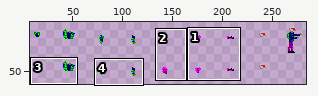
Sprite sheet, stored at game/assets/skins/glory.png. The first picture is a wide view before the edit; the outline marks the close-up.
Close-up. The starting point:
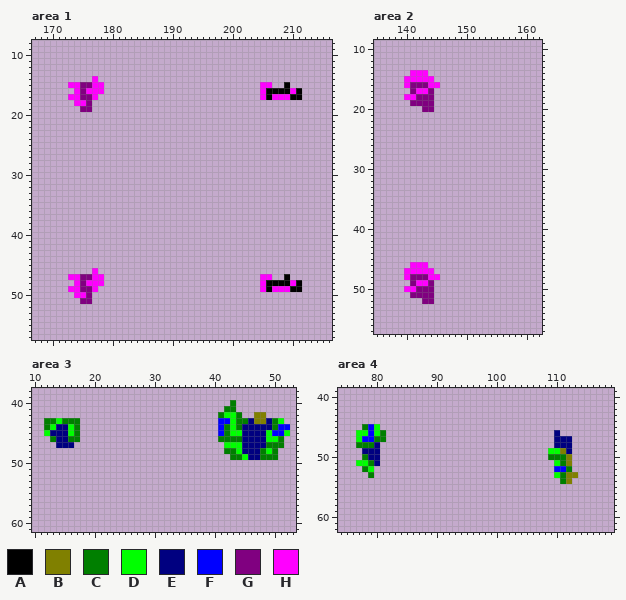
The file is 320x64 pixels. Shown: area 1: x 167..216, y 8..57; area 2: x 135..162, y 9..57; area 3: x 10..53, y 38..61; area 4: x 74..119, y 39..62. The wide view leaves out empty margins.
Palette (. is transparent): A #000000  B #808000  C #007f00  D #00ff00  E #000080  F #0000ff  G #800080  H #ff00ff
Pixels before, area 1 (only the part around the change), first column x 167:
 8 ................................................
 9 ................................................
10 ................................................
11 ................................................
12 ................................................
13 ................................................
14 ..........H.....................................
15 ......HHGGHH..........................HH..A.....
16 .......HGHHH..........................HAAAAHA...
17 ......HHGGH...........................HAHHHAA...
18 .......HHG......................................
19 ........GG......................................
20 ................................................
21 ................................................
22 ................................................
23 ................................................
24 ................................................
25 ................................................
26 ................................................
27 ................................................
28 ................................................
29 ................................................
30 ................................................
31 ................................................
32 ................................................
33 ................................................
34 ................................................
35 ................................................
36 ................................................
37 ................................................
38 ................................................
39 ................................................
40 ................................................
41 ................................................
42 ................................................
43 ................................................
44 ................................................
45 ................................................
46 ..........H.....................................
47 ......HHGGHH..........................HH..A.....
48 .......HGHHH..........................HAAAAHA...
49 ......HHGGH...........................HAHHHAA...
50 .......HHG......................................
51 ........GG......................................
52 ................................................
53 ................................................
54 ................................................
55 ................................................
56 ................................................
57 ................................................
Pixels before, area 2, first column x 140:
14 .HHH..
15 HHHHH.
16 HGGGHH
17 .GHHG.
18 HHGGG.
19 .GGGG.
20 ...GG.
21 ......
22 ......
23 ......
24 ......
25 ......
26 ......
27 ......
28 ......
29 ......
30 ......
31 ......
32 ......
33 ......
34 ......
35 ......
36 ......
37 ......
38 ......
39 ......
40 ......
41 ......
42 ......
43 ......
44 ......
45 ......
46 .HHH..
47 HHHHH.
48 HGGGHH
49 .GHHG.
50 HHGGG.
51 .GGGG.
52 ...GG.
Pixels before, area 3, first column x 12:
40 ...............................C.........
41 ..............................CC.........
42 .............................CDDC..BB....
43 CCDCCC.......................FFDCCEBBECD.
44 CDEEDC.......................FCDCEEEEECFF
45 DEEEDC.......................FCDDEEEEDFFD
46 .CEECC.......................CCCCEEEEDDC.
47 ..EEE.........................DDDEEEECCC.
48 ..............................CCDEEECDC..
49 ...............................CCDEECCC..
Pixels before, area 4, first column x 77:
45 .CFD.................................
46 DDFDC............................E...
47 DFFCC............................EEE.
48 CCCE.............................EEE.
49 .EEE............................DDBE.
50 .CEE............................CCCB.
51 DDCE.............................DCB.
52 .CD..............................FFC.
53 ..C..............................DCBB
54 ..................................CB.
And afterwards:
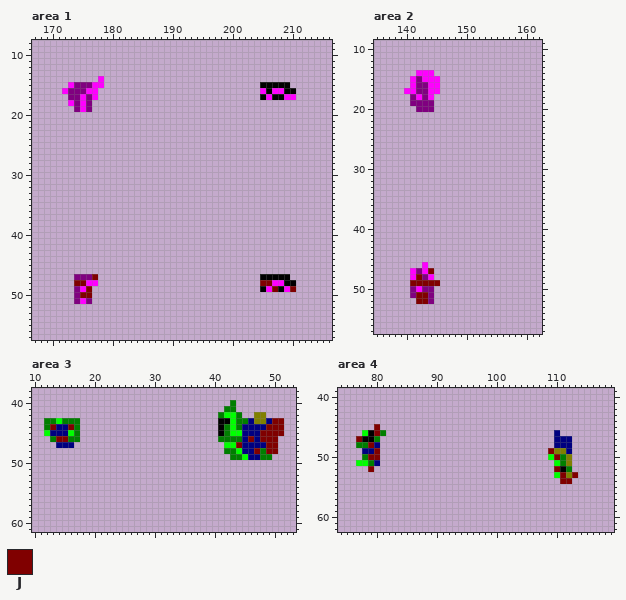
Colours new in this view: J #800000
The edit:
Area 1:
y 14: x 177..178 H. -> .H
y 15: x 174 H -> G; x 205..208 HH.. -> AAAA
y 16: x 172..174 ..H -> HGG; x 178 H -> .; x 207..208 AA -> HH; x 210..211 HA -> A.
y 17: x 173..175 HHG -> GGH; x 205..208 HAHH -> AHAA; x 210..211 AA -> H.
y 18: x 173..174 .H -> HG
y 19: x 174..175 .G -> GH
y 46: x 177 H -> .
y 47: x 173..174 HH -> .G; x 177..178 HH -> J.; x 205..208 HH.. -> AAAA
y 48: x 174..175 HG -> JJ; x 178 H -> .; x 205..208 HAAA -> JJHH; x 210..211 HA -> A.
y 49: x 173..177 HHGGH -> .GHJ.; x 205..208 HAHH -> AHJA; x 210..211 AA -> J.
y 50: x 174..176 HHG -> GJJ
y 51: x 174..175 .G -> GH
Area 2:
y 14: x 141 H -> .; x 144 . -> H
y 15: x 140 H -> .; x 142 H -> G; x 145 . -> H
y 16: x 140..141 HG -> .H
y 17: x 140..145 .GHHG. -> HHGGHH
y 18: x 140..142 HHG -> .GH; x 144 G -> H
y 20: x 142 . -> G
y 46: x 141..142 HH -> ..
y 47: x 140 H -> .; x 142 H -> G; x 144 H -> J
y 48: x 140..142 HGG -> .HJ; x 145 H -> .
y 49: x 141..145 GHHG. -> JJJJJ
y 50: x 140..142 HHG -> .GH
y 51: x 142..143 GG -> JJ
y 52: x 142..143 .G -> JJ
Area 3:
y 43: x 41..42 FF -> AA; x 50..51 CD -> JJ
y 44: x 13 D -> J; x 16 D -> J; x 41 F -> A; x 49..52 ECFF -> JJJ.
y 45: x 41 F -> A; x 48..52 EDFFD -> JJJJ.
y 46: x 14..15 EE -> JJ; x 46 E -> J; x 48..51 EDDC -> JJJ.
y 47: x 44 D -> J; x 49..51 CCC -> JJ.
y 48: x 47 E -> J; x 49..50 DC -> JJ
y 49: x 50 C -> .
Area 4:
y 45: x 78..80 CFD -> ..J
y 46: x 77 D -> .; x 79..80 FD -> AJ
y 47: x 77..79 DFF -> JAA; x 81 C -> .
y 48: x 79 C -> J
y 49: x 80 E -> J; x 109..110 DD -> JB
y 50: x 79..80 EE -> JJ; x 109..110 CC -> DJ
y 52: x 78..79 CD -> .J; x 110..111 FF -> JA
y 53: x 79 C -> .; x 111 C -> J; x 113 B -> J
y 54: x 111..112 CB -> JJ
